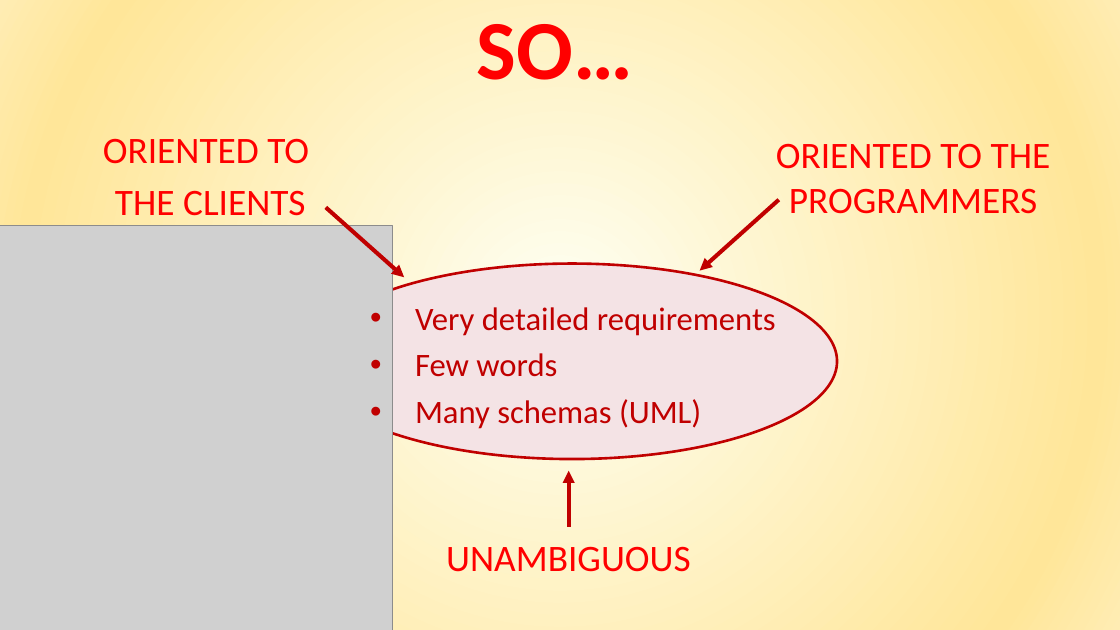
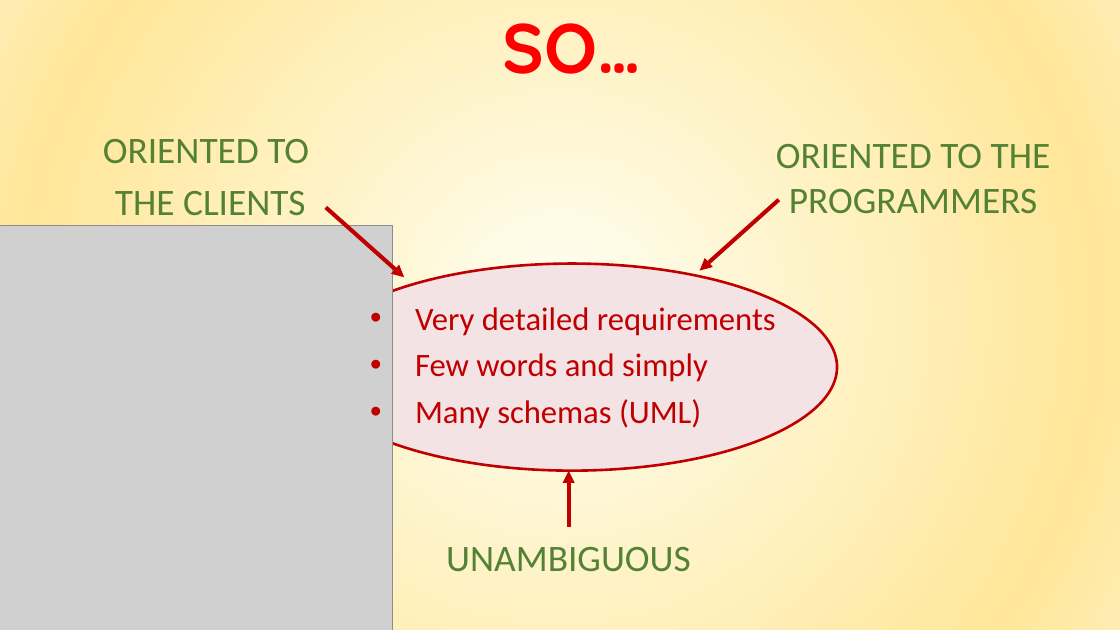
Before and after one commit to giuseppemanzi/manzinicolini, a slide deck: slide 4 of All/final presentation/Final presentation.pptx. Drawn at 1120x630 pixels with LibreOffice and Linux fonts; fonts in the diff are those of the drawing; grey boxes stand for pictures. Boxes give left, top, right and bottom in pixels: in the first picture for what was removed or moved away, otherwise in the second. Text is boxed around its words. In the diff, an @@ line names an element or a change of style, - is before the commit and + after.

```diff
--- a/All/final presentation/Final presentation.pptx
+++ b/All/final presentation/Final presentation.pptx
@@ text "SO…": place and size @@
-text "SO…" at (477,24,633,80)
+text "SO…" at (503,23,642,74)
@@ text "SO…" at (503,23,642,74): size 72 to 60 pt, font Calibri to Quicksand @@
@@ ellipse: place and size @@
-ellipse at (308,264,838,460)
+ellipse at (308,264,838,471)
@@ text at (415,353,708,382): text changed @@
-• Few words
+• Few words and simply
@@ text colour #FF0000 to #548235 in 3 elements at (103,139,309,215), (776,144,1051,213), (446,547,691,572) @@
```
Also in this commit, not shown: 13 other slides changed, 6 slides added, 1 other file.
